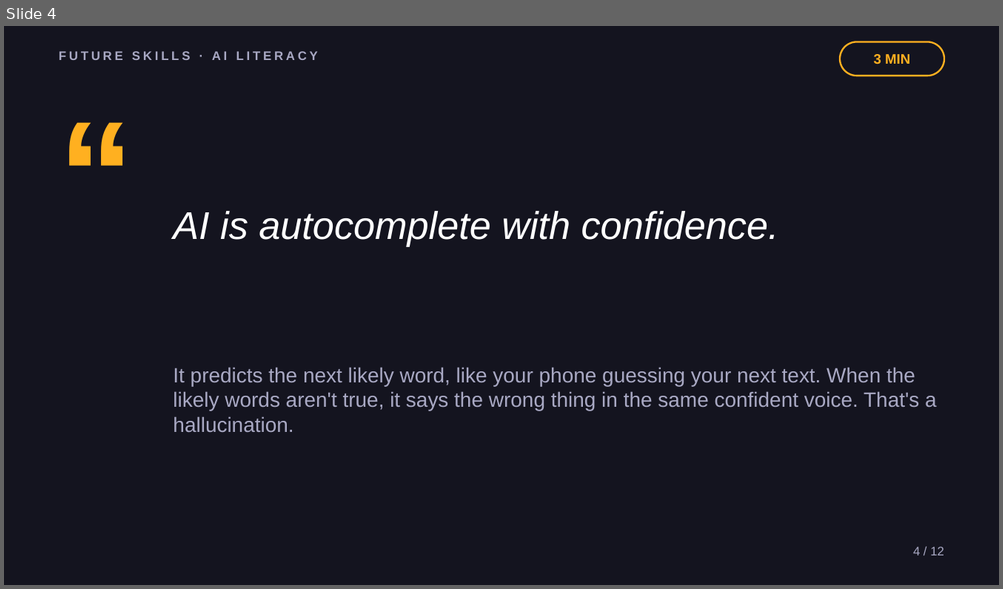
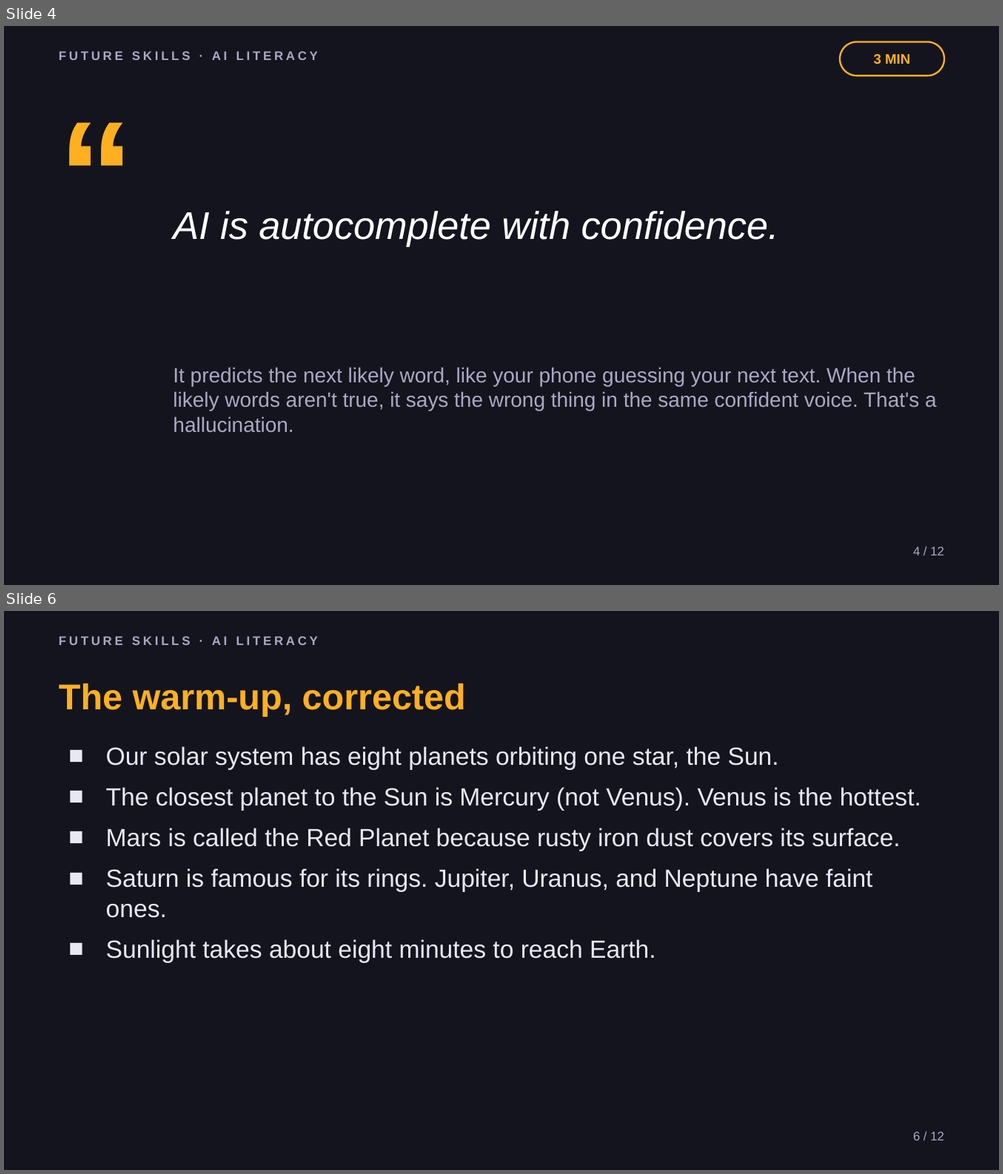
Before and after one commit to phiunit/tptphi, a slide deck: products/ai-fact-check-lab/dist/Hallucination Hunters - Slides.pptx. Shown one above the other, each under a label of ours: slide 4 before the commit, slides 4 and 6 after it; the slides between them are not shown. The pictures are 1003x589 and 1003x1174 pixels, drawn with LibreOffice and Linux fonts; fonts in the diff are those of the drawing. Boxes give left, top, right and bottom in pixels: in the first picture for what was removed or moved away, otherwise in the second. Text is boxed around its words. In the diff, an @@ line names an element or a change of style, - is before the commit and + after.

```diff
--- a/products/ai-fact-check-lab/dist/Hallucination Hunters - Slides.pptx
+++ b/products/ai-fact-check-lab/dist/Hallucination Hunters - Slides.pptx
@@ slide 6 added at [4, 611, 999, 1170], background #14141F @@
@@ text added at [59, 636, 318, 645], 9 pt, text #A9A9C4, bold @@
+FUTURE SKILLS · AI LITERACY
@@ text added at [59, 684, 466, 717], 26 pt, text #FFB020, bold @@
+The warm-up, corrected
@@ text added at [106, 746, 921, 963], 18 pt, text #E8E8F5 @@
+■ Our solar system has eight planets orbiting one star, the Sun.
+■ The closest planet to the Sun is Mercury (not Venus). Venus is the hottest.
+■ Mars is called the Red Planet because rusty iron dust covers its surface.
+■ Saturn is famous for its rings. Jupiter, Uranus, and Neptune have faint ones.
+■ Sunlight takes about eight minutes to reach Earth.
@@ text added at [913, 1132, 944, 1141], 9 pt, text #A9A9C4 @@
+6 / 12
```
Also in this commit, not shown: 10 slides changed, 1 slide removed, 34 other files.
